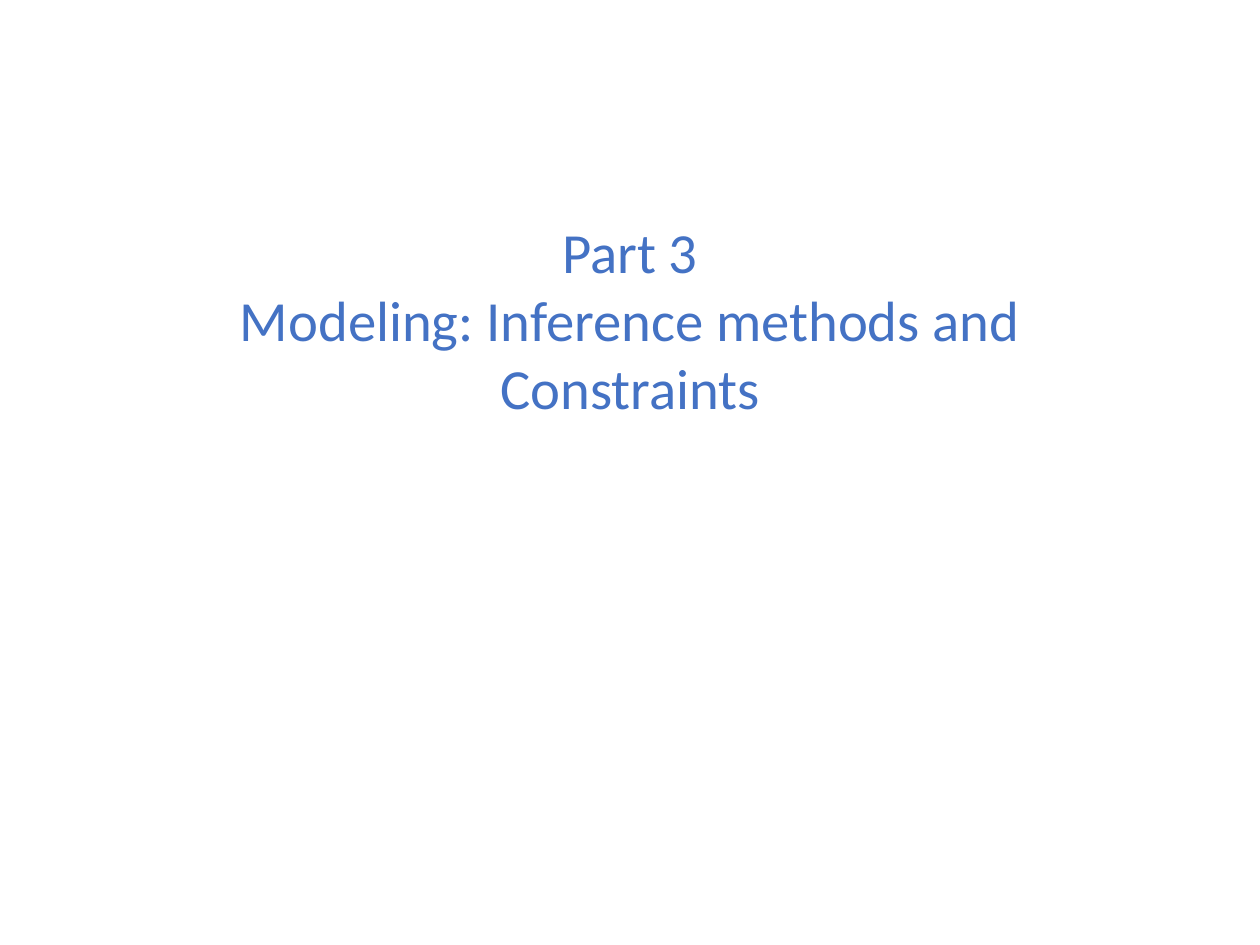
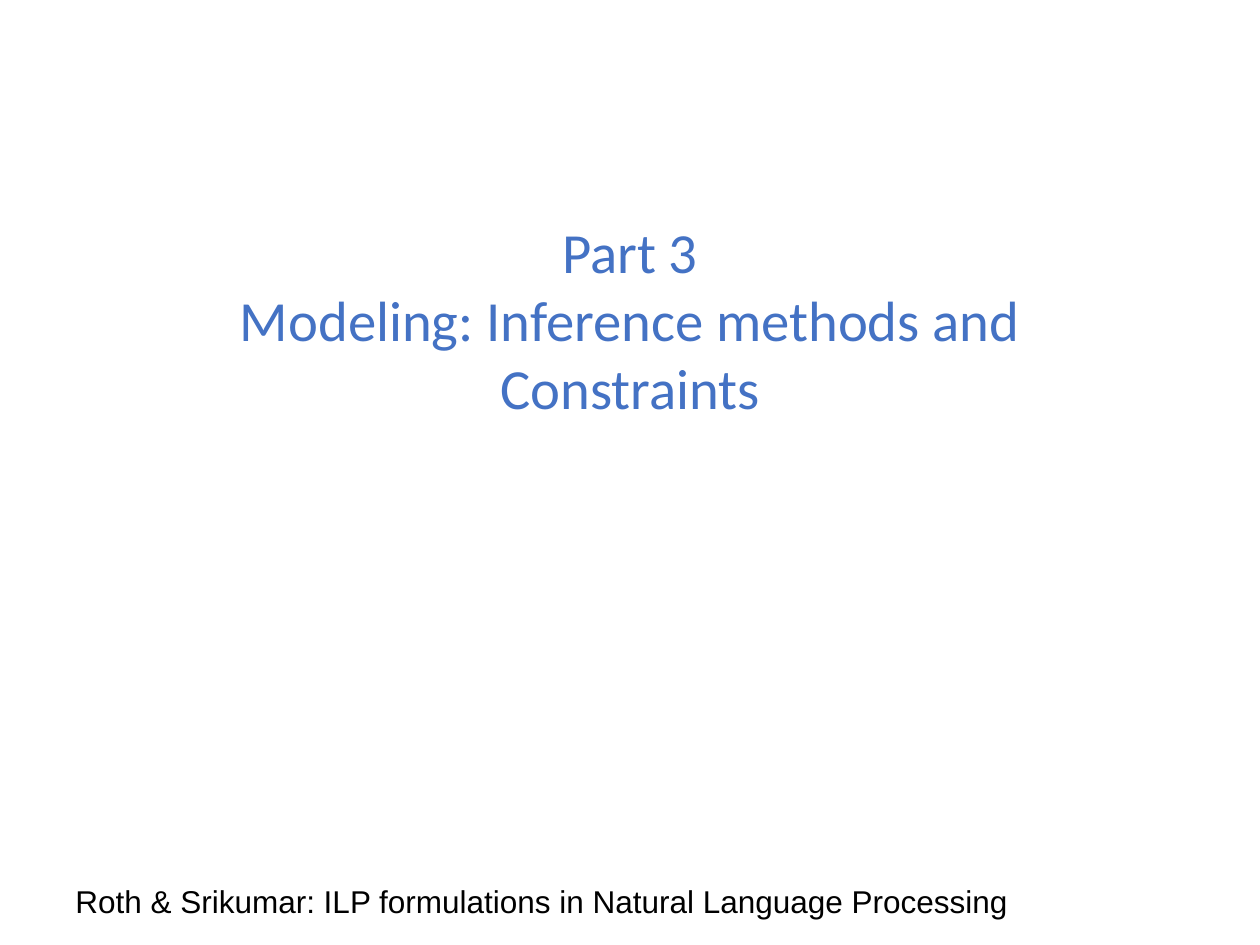
Before and after one commit to ilpinference/ilpinference.github.io, a slide deck: slide 1 of eacl2017/slides/modeling.pptx. Drawn at 1260x945 pixels with LibreOffice and Linux fonts; fonts in the diff are those of the drawing. Boxes give left, top, right and bottom in pixels: in the first picture for what was removed or moved away, otherwise in the second. Text is boxed around its words. In the diff, an @@ line names an element or a change of style, - is before the commit and + after.

```diff
--- a/eacl2017/slides/modeling.pptx
+++ b/eacl2017/slides/modeling.pptx
@@ text added at (75, 890, 1008, 919), 18 pt, text #000000 @@
+Roth & Srikumar: ILP formulations in Natural Language Processing
```
Also in this commit, not shown: 19 other slides changed, 1 slide added, 3 other files.
